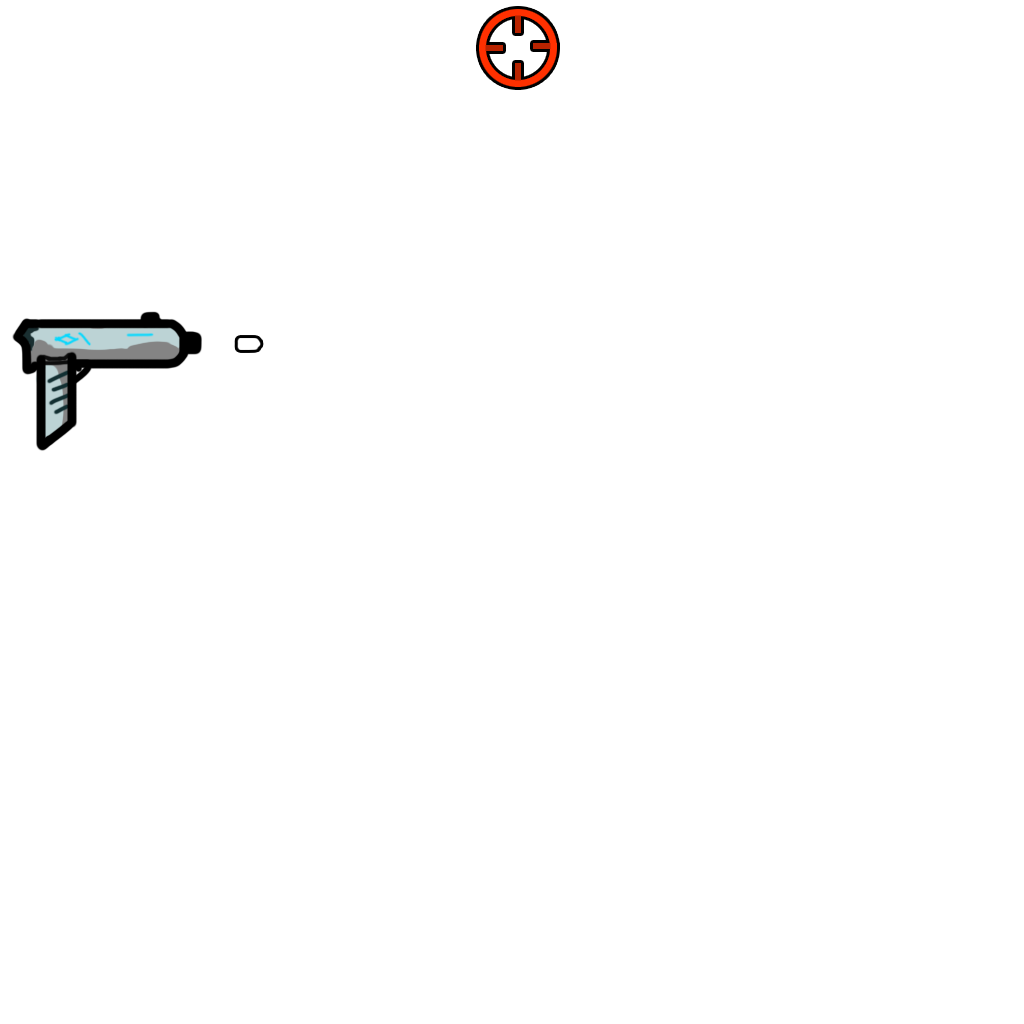
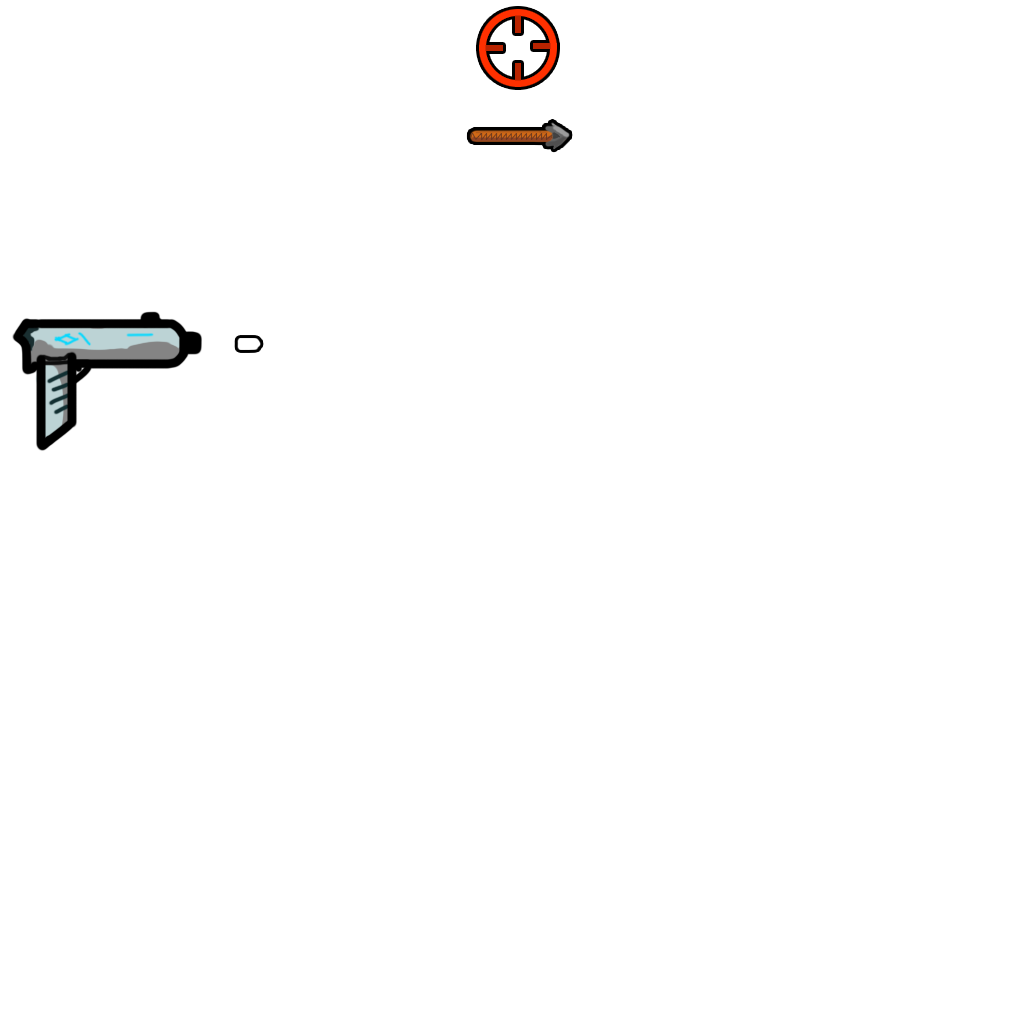
Before/after of a 1024×1024 layered artwork. What changed in the layer stack:
added layer "Rope" in group "Sprites" over [469, 121, 570, 150]
